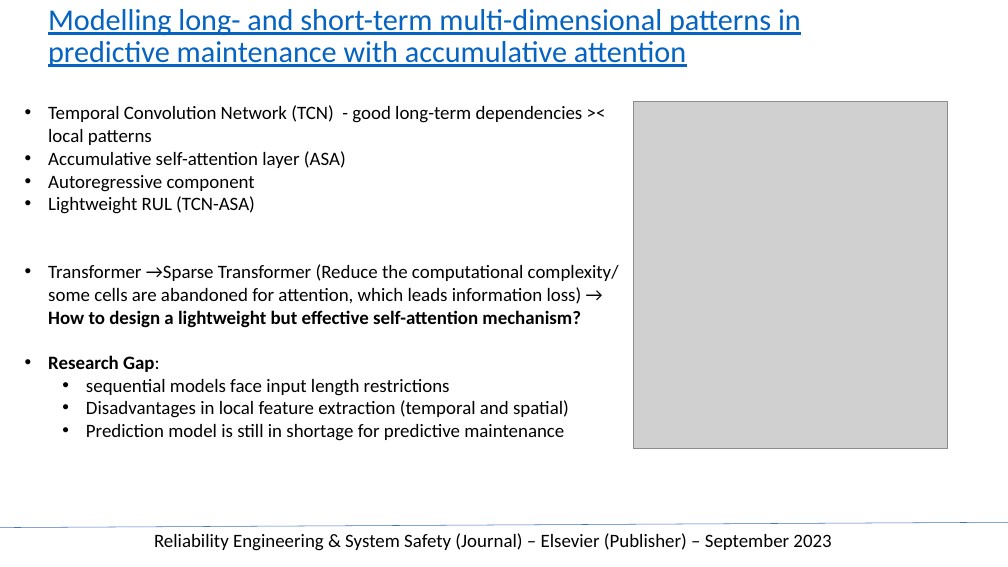
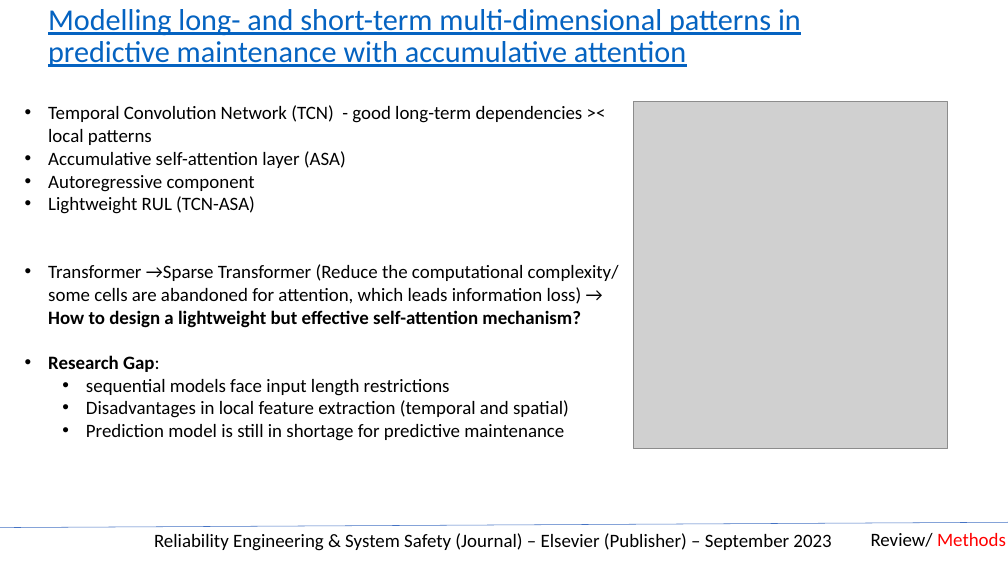
Before and after one commit to mrtrunghieu1/predictive-maintenance-awesome, a slide deck: slide 8 of slides/PredictiveMaintainance_Review.pptx (slide 5 before the commit). Drawn at 1008x567 pixels with LibreOffice and Linux fonts; fonts in the diff are those of the drawing; grey boxes stand for pictures. Boxes give left, top, right and bottom in pixels: in the first picture for what was removed or moved away, otherwise in the second. Text is boxed around its words. In the diff, an @@ line names an element or a change of style, - is before the commit and + after.

```diff
--- a/slides/PredictiveMaintainance_Review.pptx
+++ b/slides/PredictiveMaintainance_Review.pptx
@@ text added at [871,533,1006,547], 18 pt, text #000000 @@
+Review/ Methods
```
Also in this commit, not shown: 3 other slides changed, 3 slides added.
